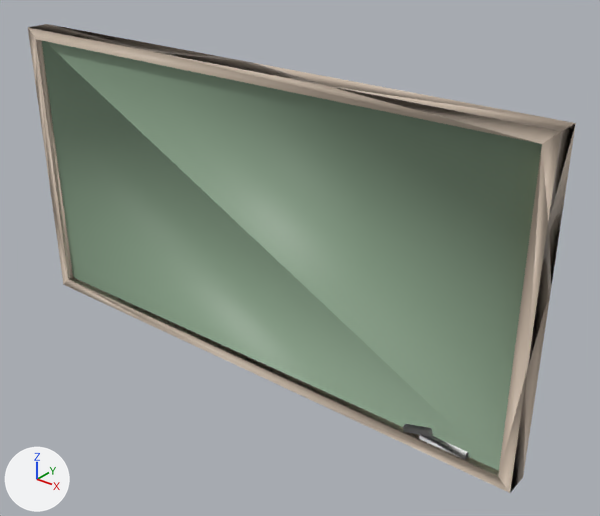
The FBX model Assets/Models/Classroom/classroom_chalkboard_v3.fbx as it was, and as the next commit left it.
Camera for both pictures: a 50 mm lens placed at (15.38, -10.69, 9.21), pointed at (6.68, 0.18, 2.47). Arrows for +X, +Y and +Z are at lower left; the lights stay in place. Where no turn or scale is listed for an object, it has been applied to the vertices.
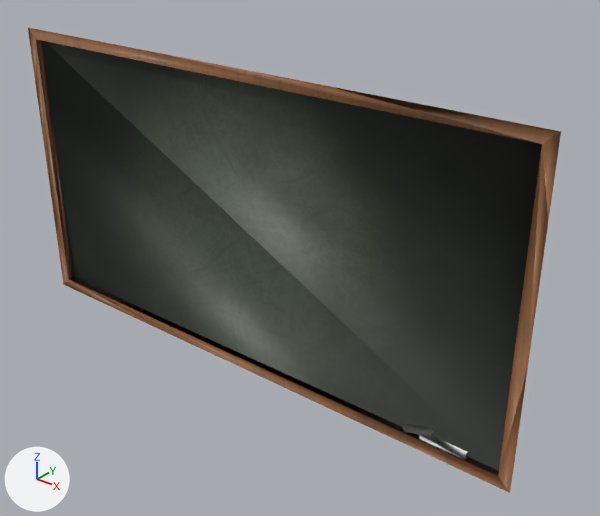
Commit message: 3d model
this is the chalk board

Changed parts and their boxes [x1, y1, x2, y2] in the pictures (600 x 516 px):
```json
{"object": "pCube13", "change": "surface changed", "before": [28, 24, 576, 493], "after": [28, 24, 576, 493]}
{"part": 1, "of": "me_mesh", "change": "surface changed", "before": [28, 24, 576, 493], "after": [28, 28, 561, 493]}
```

The change, as JSON lines over the scene's bpy script:
```json
{"op": "add", "block": "img_uv_art_png", "code": ["img_uv_art_png = load_image('UV_Art.png', '_unpacked/UV_Art.png', 1000, 1000, 'sRGB')"]}
{"op": "remove", "block": "mat_brown", "code": "mat_brown.base_color = (0.594, 0.485, 0.388)  # beige #cbb9a7"}
{"op": "add", "block": "mat_brown", "code": "mat_brown.texture = img_uv_art_png  # with its transparency"}
{"op": "remove", "block": "mat_green", "code": "mat_green.base_color = (0.254, 0.367, 0.254)  # grey #8aa38a"}
{"op": "add", "block": "mat_green", "code": "mat_green.texture = img_uv_art_png  # with its transparency"}
{"block": "me_mesh", "where": "me_mesh.from_pydata(...)  # 44 vertices, 70 faces; spans x 0.0..11.53, y -0.48..0.0, z 0.0..6.0"}
{"block": "me_mesh", "where": "# used by ob_pcube13; location = (0.0, 0.01, 0.0)"}
{"block": "me_mesh", "change": "me_mesh part 1: texture (UV) coordinates of 70 of 70 faces, centred in x 0.0..11.53, y -0.48..-0.16, z 0.0..6.0, changed; they spanned u 0.12..0.88, v 0.0..1.0 and now span u 0.02..0.95, v 0.03..0.98"}
```
